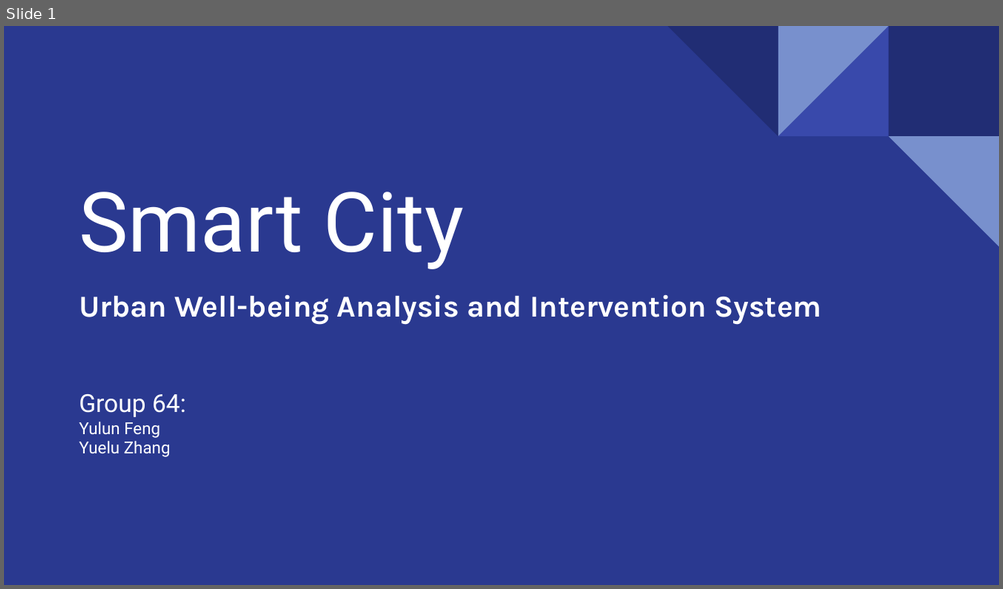
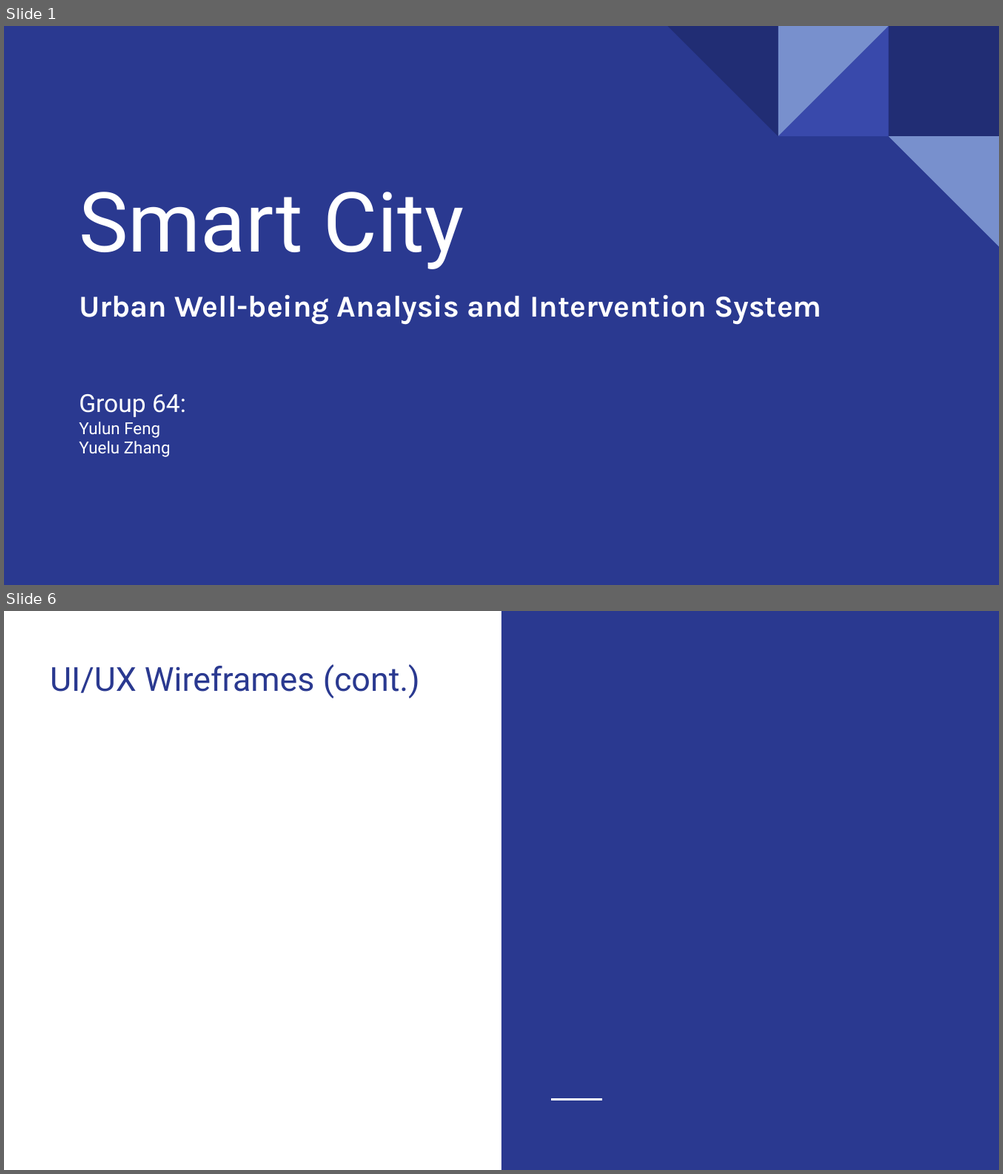
Before and after one commit to yfeng445/NEU, a slide deck: 1/INFO 5100/Asmts/Group Assignment 1/Deliverables/Presentation.pptx. Shown one above the other, each under a label of ours: slide 1 before the commit, slides 1 and 6 after it; the slides between them are not shown. The pictures are 1003x589 and 1003x1174 pixels, drawn with LibreOffice and Linux fonts; fonts in the diff are those of the drawing; background and template pictures are left out. Boxes give left, top, right and bottom in pixels: in the first picture for what was removed or moved away, otherwise in the second. Text is boxed around its words. In the diff, an @@ line names an element or a change of style, - is before the commit and + after.

```diff
--- a/1/INFO 5100/Asmts/Group Assignment 1/Deliverables/Presentation.pptx
+++ b/1/INFO 5100/Asmts/Group Assignment 1/Deliverables/Presentation.pptx
@@ slide 6 added at (4,611,999,1170), background #FFFFFF @@
@@ rectangle added at (501,611,999,1170), fill #2A3990 @@
@@ text added at (50,664,420,698), 24 pt, text #2A3990 @@
+UI/UX Wireframes (cont.)
@@ line added from (551, 1100) to (602, 1100), #FFFFFF 1.5 pt @@
```
Also in this commit, not shown: 4 slides changed, 8 other files.
